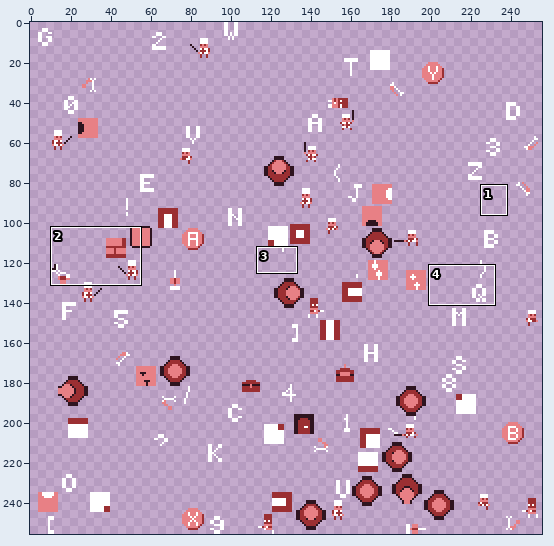
Edited in one commit: sprite sheet (src/res/textures/textures.png). The first picture is a wide view before the edit; the outline marks the close-up.
Close-up. Before the edit:
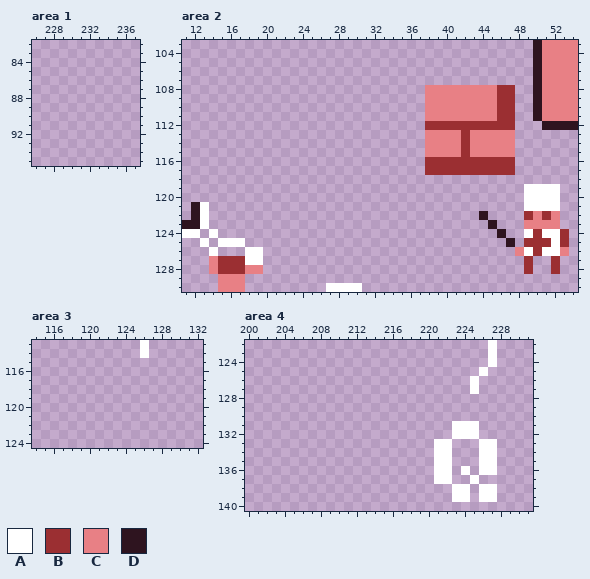
The file is 256x256 pixels. Shown: area 1: x 226..237, y 82..95; area 2: x 11..54, y 103..130; area 3: x 114..132, y 113..124; area 4: x 200..231, y 122..140. The old version is drawn lined up with the new one. The commit also changed other parts of the picture, which this record leaves out.
Palette (. is transparent): A #ffffff  B #9b2f32  C #e88085  D #2e141f
Pixels before, area 2, first column x 11:
103 .......................................DCCCC
104 .......................................DCCCC
105 .......................................DCCCC
106 .......................................DCCCC
107 .......................................DCCCC
108 ...........................CCCCCCCCBB..DCCCC
109 ...........................CCCCCCCCBB..DCCCC
110 ...........................CCCCCCCCBB..DCCCC
111 ...........................CCCCCCCCBB..DCCCC
112 ...........................BBBBBBBBBB...DDDD
113 ...........................CCCCBCCCCC.......
114 ...........................CCCCBCCCCC.......
115 ...........................CCCCBCCCCC.......
116 ...........................BBBBBBBBBB.......
117 ...........................BBBBBBBBBB.......
118 ............................................
119 ......................................AAAA..
120 ......................................AAAA..
121 .DA...................................AAAA..
122 .DA..............................D....BCBC..
123 DDA...............................D...CCCC..
124 AA.A...............................D..ABAAB.
125 ..A.AAA.............................D.BBBAB.
126 ...A...AA............................CABAAC.
127 ...CBBBAA.............................B..B..
128 ...CBBBCC.............................B..B..
129 ....CCC.....................................
130 ....CCC.........AAAA........................
Pixels before, area 3, first column x 126:
113 A
114 A
Pixels before, area 4, first column x 221:
122 ......A
123 ......A
124 ......A
125 .....A.
126 ....A..
127 ....A..
128 .......
129 .......
130 .......
131 ..AAA..
132 ..AAA..
133 AA...AA
134 AA...AA
135 AA...AA
136 AA.A.AA
137 AA..A..
138 ..AA.AA
139 ..AA.AA
After:
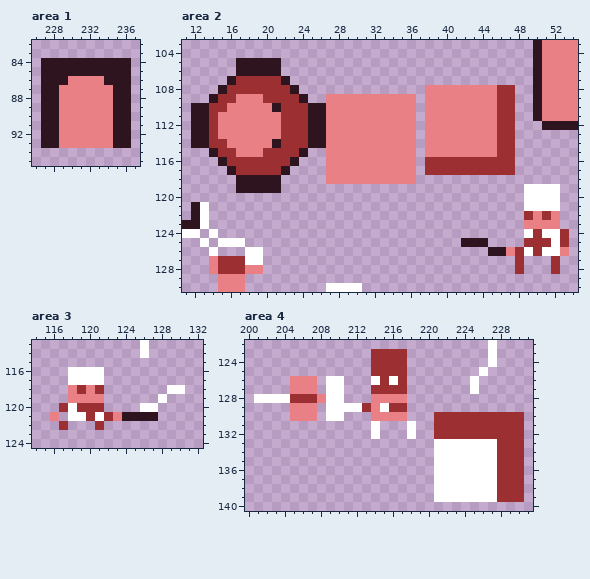
From old to new:
drawings rearranged on the sheet (the old picture shows each at its new place; 15 dropped ones are not shown)
Changed rows in their new state; - is an unchanged pixel.
Area 1:
first column x 227:
84 DDDDDDDDDD
85 DDDDDDDDDD
86 DDDCCCCDDD
87 DDCCCCCCDD
88 DDCCCCCCDD
89 DDCCCCCCDD
90 DDCCCCCCDD
91 DDCCCCCCDD
92 DDCCCCCCDD
93 DDCCCCCCDD
Area 2:
first column x 12:
105 -----DDDDD----------------------------
106 -----DDDDD----------------------------
107 ----DBBBBBD---------------------------
108 ---DBBBBBBBD--------------------------
109 --DBBCCCBBBBD--CCCCCCCCCC-------------
110 DDBBCCCCCDBBBDDCCCCCCCCCC-------------
111 DDBCCCCCCCBBBDDCCCCCCCCCC-------------
112 DDBCCCCCCCBBBDDCCCCCCCCCC-CCCCCCCC----
113 DDBCCCCCCCBBBDDCCCCCCCCCC-----C---BB--
114 DDBBCCCCCDBBBDDCCCCCCCCCC-----C---BB--
115 --DBBCCCBBBBD--CCCCCCCCCC-----C---BB--
116 ---DBBBBBBBD---CCCCCCCCCC-------------
117 ----DBBBBBD----CCCCCCCCCC-------------
118 -----DDDDD-----CCCCCCCCCC-------------
119 -----DDDDD----------------------------
122 --------------------------------.-----
123 ---------------------------------.----
124 ----------------------------------.---
125 ------------------------------DDD--.--
126 ---------------------------------DDCB-
127 ------------------------------------B.
128 ------------------------------------B.
Area 3:
first column x 116:
116 --AAAA---------
117 --AAAA---------
118 --CBCB-------AA
119 --CCCC------A--
120 -BABBB----AA---
121 C-AABABCDDDD---
122 -B---B---------
Area 4:
first column x 201:
123 -------------BBBB-------------
124 -------------BBBB-------------
125 -------------BBBB-------------
126 ----CCC-AA---ABAB-------------
127 ----CCC-AA---BBBB-------------
128 AAAABBBCAA---CCCC-------------
129 ----CCC-AAAABCABB-------------
130 ----CCC-AA---CCCC---BBBBBBBBBB
131 -------------A---A--BBBBBBBBBB
132 -------------A---A--BBBBBBBBBB
133 ----------------------AAA--BBB
134 ----------------------AAA--BBB
135 ----------------------AAA--BBB
136 ----------------------A-A--BBB
137 ----------------------AA-AABBB
138 --------------------AA--A--BBB
139 --------------------AA--A--BBB
Changed places in both close-ups, as pixel boxes (x1, y1, x2, y2):
added: (41, 58, 131, 148)
changed: (191, 58, 515, 193)
changed: (461, 211, 533, 274)
added: (50, 367, 185, 430)
changed: (254, 349, 524, 502)
